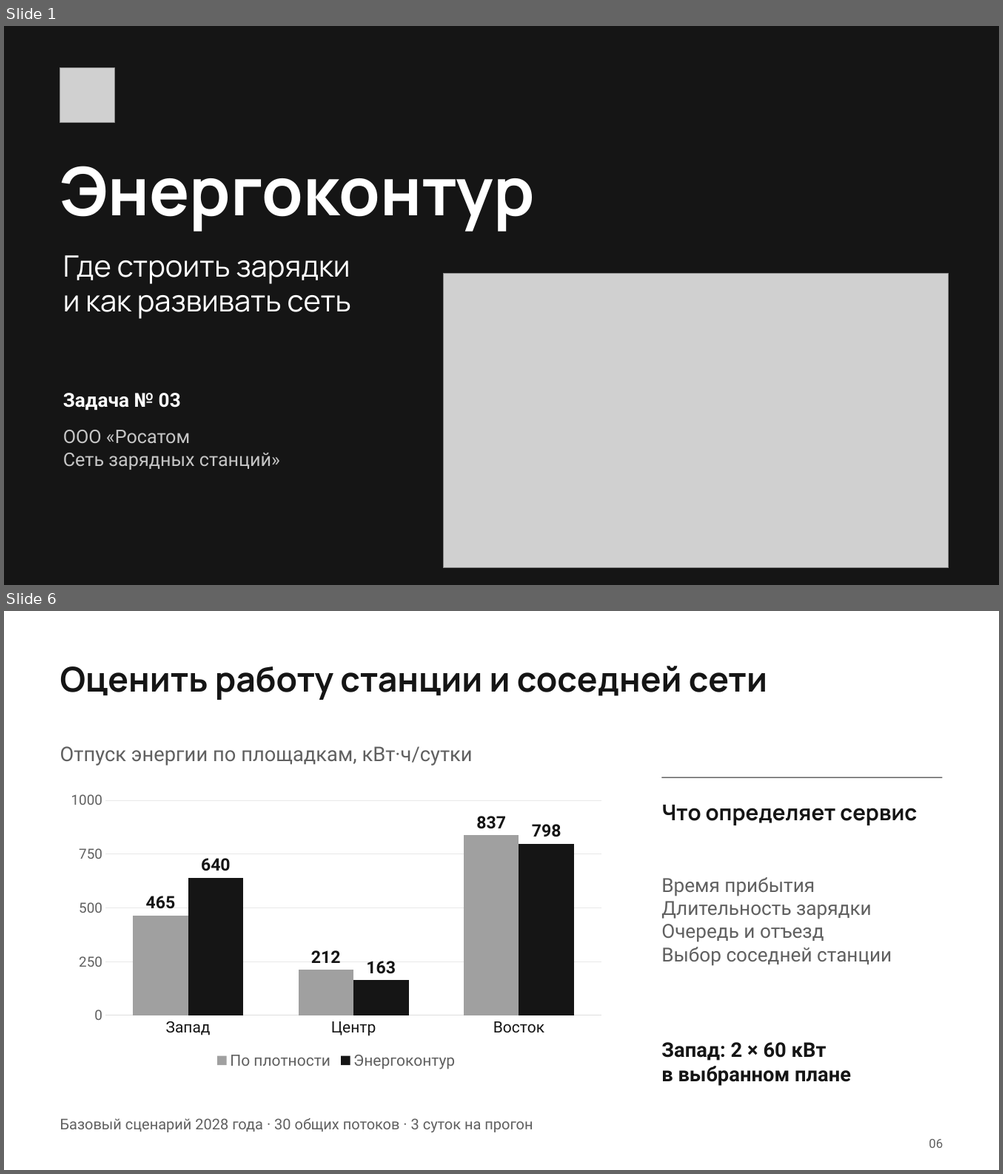
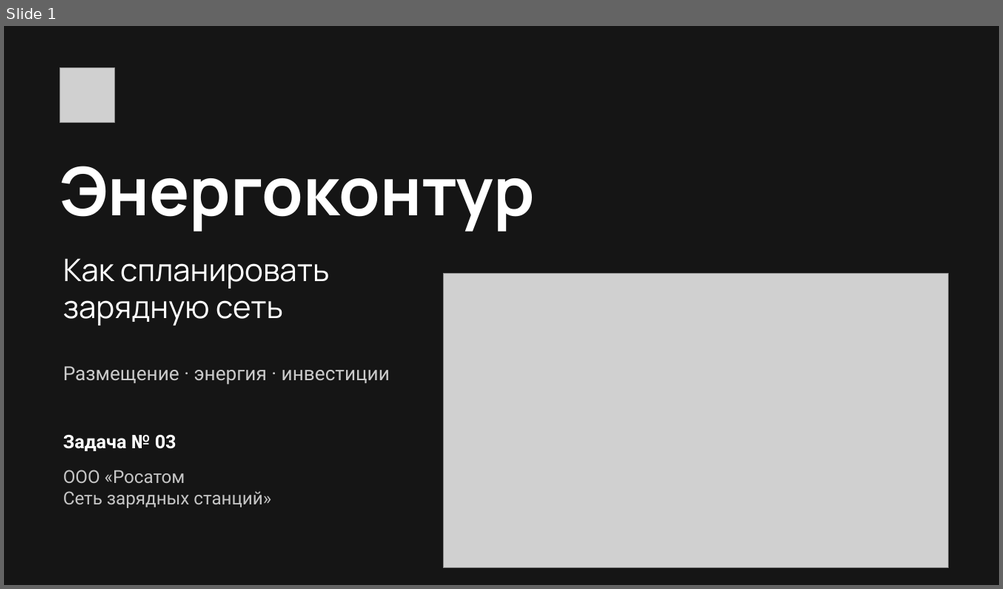
Before and after one commit to Elmar006/energy_web, a slide deck: docs/commission/submission/Энергоконтур_решение_задачи.pptx. Shown one above the other, each under a label of ours: slides 1 and 6 before the commit, slide 1 after it; the slides between them are not shown. The pictures are 1003x1174 and 1003x589 pixels, drawn with LibreOffice and Linux fonts; fonts in the diff are those of the drawing; grey boxes stand for pictures. Boxes give left, top, right and bottom in pixels: in the first picture for what was removed or moved away, otherwise in the second. Text is boxed around its words. In the diff, an @@ line names an element or a change of style, - is before the commit and + after.

```diff
--- a/docs/commission/submission/Энергоконтур_решение_задачи.pptx
+++ b/docs/commission/submission/Энергоконтур_решение_задачи.pptx
@@ slide 6 removed at (4, 611, 999, 1170), background #FFFFFF @@
@@ text removed at (60, 666, 767, 700) @@
-Оценить работу станции и соседней сети
@@ text removed at (60, 746, 472, 766) @@
-Отпуск энергии по площадкам, кВт·ч/сутки
@@ column chart removed at (60, 786, 613, 1073) @@
-categories: Запад, Центр, Восток
-По плотности: 465, 212, 837
-Энергоконтур: 640, 163, 798
@@ rectangle removed at (661, 777, 942, 778) @@
@@ text removed at (661, 805, 916, 826) @@
-Что определяет сервис
@@ text removed at (661, 877, 891, 966) @@
-Время прибытия
-Длительность зарядки
-Очередь и отъезд
-Выбор соседней станции
@@ text removed at (661, 1042, 851, 1086) @@
-Запад: 2 × 60 кВт
-в выбранном плане
@@ text removed at (60, 1119, 532, 1133) @@
-Базовый сценарий 2028 года · 30 общих потоков · 3 суток на прогон
@@ text removed at (928, 1139, 942, 1148) @@
-06
@@ slide 1 changed as well @@
@@ text at (63, 258, 329, 326): text changed; size 28.5 to 30 pt @@
-Где строить зарядки
-и как развивать сеть
+Как спланировать
+зарядную сеть
@@ text added at (63, 366, 390, 385), 18.8 pt, text #CBCBCB @@
+Размещение · энергия · инвестиции
@@ text "Задача № 03": place and size @@
-text "Задача № 03" at (63, 393, 181, 410)
+text "Задача № 03" at (63, 435, 176, 452)
@@ text "Задача № 03" at (63, 435, 176, 452): size 18.8 to 18 pt @@
@@ text "ООО «Росатом": place and size @@
-text "ООО «Росатом" at (63, 430, 280, 470)
+text "ООО «Росатом" at (63, 470, 271, 508)
@@ text "ООО «Росатом" at (63, 470, 271, 508): size 18 to 17.2 pt @@
```
Also in this commit, not shown: 11 slides added, 10 other slides removed, 10 other files.
